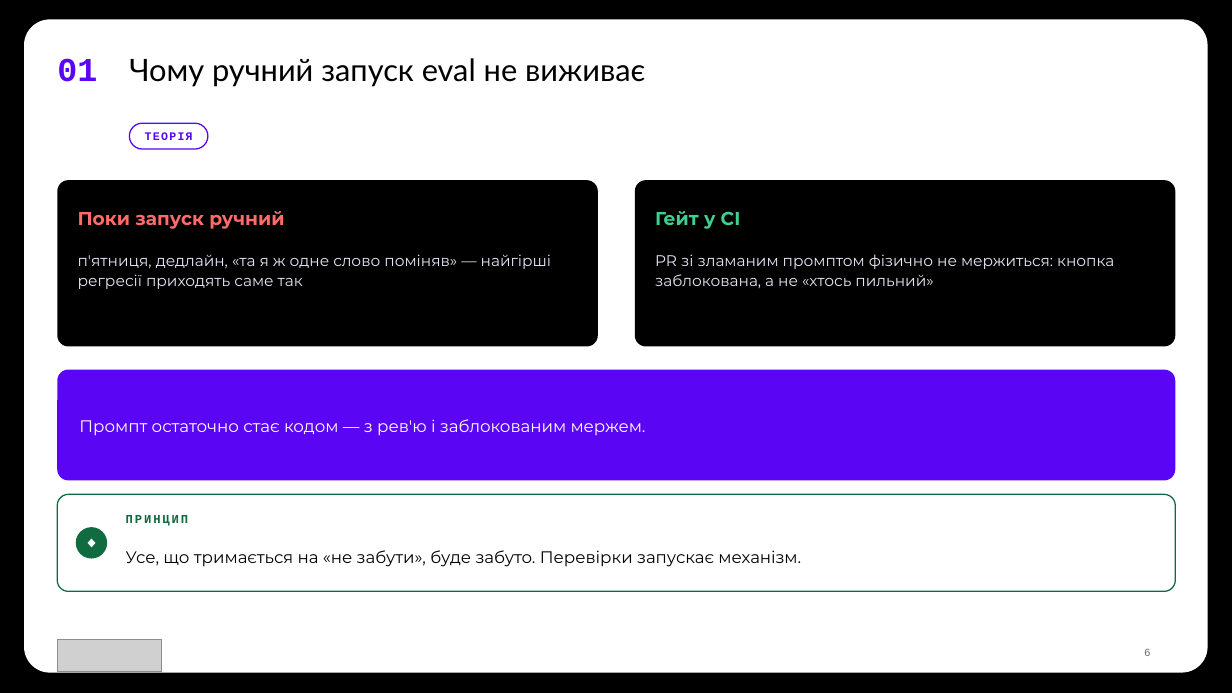
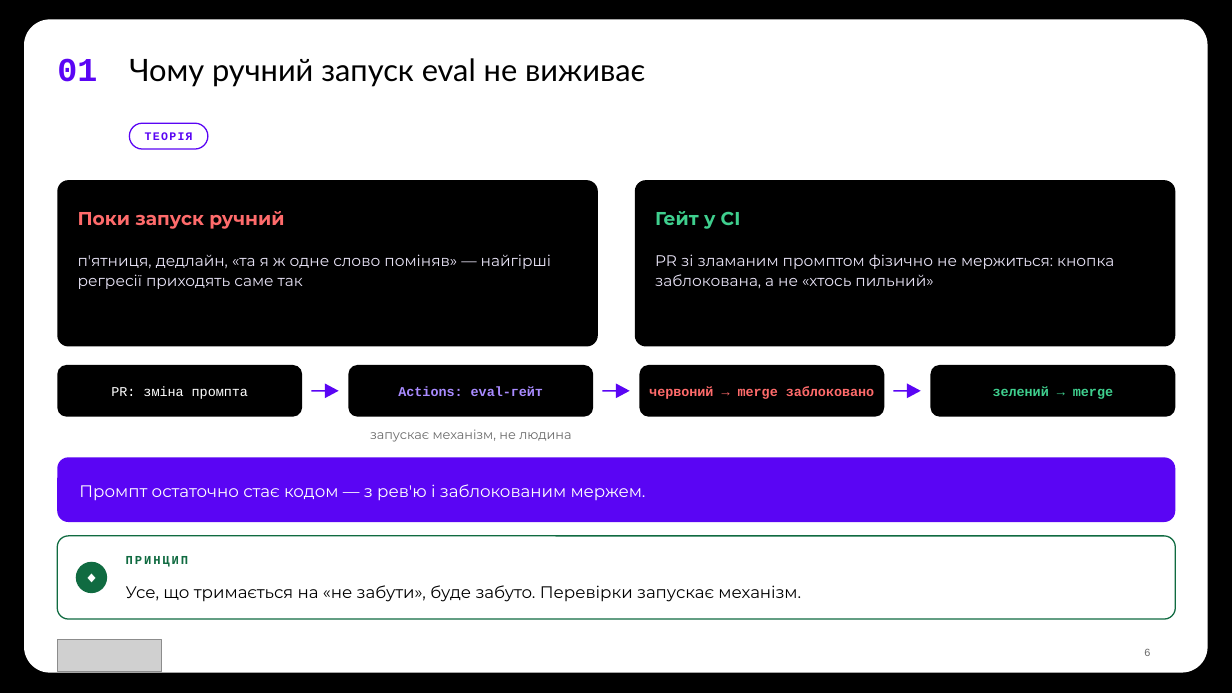
Before and after one commit to TarasFedorenkoFTV/llmops-bootcamp, a slide deck: slide 6 of docs/decks/L11.pptx. Drawn at 1232x693 pixels with LibreOffice and Linux fonts; fonts in the diff are those of the drawing; grey boxes stand for pictures; background and template pictures are left out. Boxes give left, top, right and bottom in pixels: in the first picture for what was removed or moved away, otherwise in the second. Text is boxed around its words. In the diff, an @@ line names an element or a change of style, - is before the commit and + after.

```diff
--- a/docs/decks/L11.pptx
+++ b/docs/decks/L11.pptx
@@ rounded rectangle added at [57, 365, 302, 417], fill #000000 @@
@@ text added at [111, 386, 248, 399], 10.5 pt, text #FFFFFF @@
+PR: зміна промпта
@@ triangle added at [325, 384, 339, 399], fill #5A05F4 @@
@@ rounded rectangle added at [348, 365, 593, 417], fill #000000 @@
@@ text added at [398, 386, 543, 396], 10.5 pt, text #A98BFF, bold @@
+Actions: eval-гейт
@@ triangle added at [616, 384, 630, 399], fill #5A05F4 @@
@@ rounded rectangle added at [640, 365, 884, 417], fill #000000 @@
@@ text added at [649, 386, 874, 399], 10.5 pt, text #FF6B6B, bold @@
+червоний → merge заблоковано
@@ triangle added at [907, 384, 921, 399], fill #5A05F4 @@
@@ rounded rectangle added at [931, 365, 1176, 417], fill #000000 @@
@@ text added at [993, 386, 1113, 399], 10.5 pt, text #3FCF8E, bold @@
+зелений → merge
@@ line added from (311, 391) to (328, 391), #5A05F4 1.25 pt @@
@@ line added from (603, 391) to (619, 391), #5A05F4 1.25 pt @@
@@ line added from (894, 391) to (910, 391), #5A05F4 1.25 pt @@
@@ text added at [370, 429, 571, 442], 10 pt, text #6B6B6B @@
+запускає механізм, не людина
@@ rounded rectangle at [57, 457, 1176, 522]: proportions changed @@
@@ rounded rectangle: place and size @@
-rounded rectangle at [57, 370, 1176, 481]
+rounded rectangle at [57, 457, 1176, 522]
@@ text "Промпт остаточно стає кодом — ...": place and size @@
-text "Промпт остаточно стає кодом — ..." at [79, 419, 646, 436]
+text "Промпт остаточно стає кодом — ..." at [79, 484, 646, 501]
@@ rounded rectangle: place and size @@
-rounded rectangle at [57, 494, 1176, 592]
+rounded rectangle at [57, 536, 1176, 619]
@@ rounded rectangle at [57, 536, 1176, 619]: proportions changed @@
@@ ellipse: place and size @@
-ellipse at [76, 528, 107, 559]
+ellipse at [76, 562, 107, 593]
@@ text "◆": place and size @@
-text "◆" at [76, 528, 107, 559]
+text "◆" at [76, 562, 107, 593]
@@ text "ПРИНЦИП": place and size @@
-text "ПРИНЦИП" at [126, 515, 189, 526]
+text "ПРИНЦИП" at [126, 556, 189, 567]
@@ text "Усе, що тримається на «не ...": place and size @@
-text "Усе, що тримається на «не ..." at [126, 550, 801, 567]
+text "Усе, що тримається на «не ..." at [126, 585, 801, 602]
```
Also in this commit, not shown: 1 other slide changed, 29 other files.
